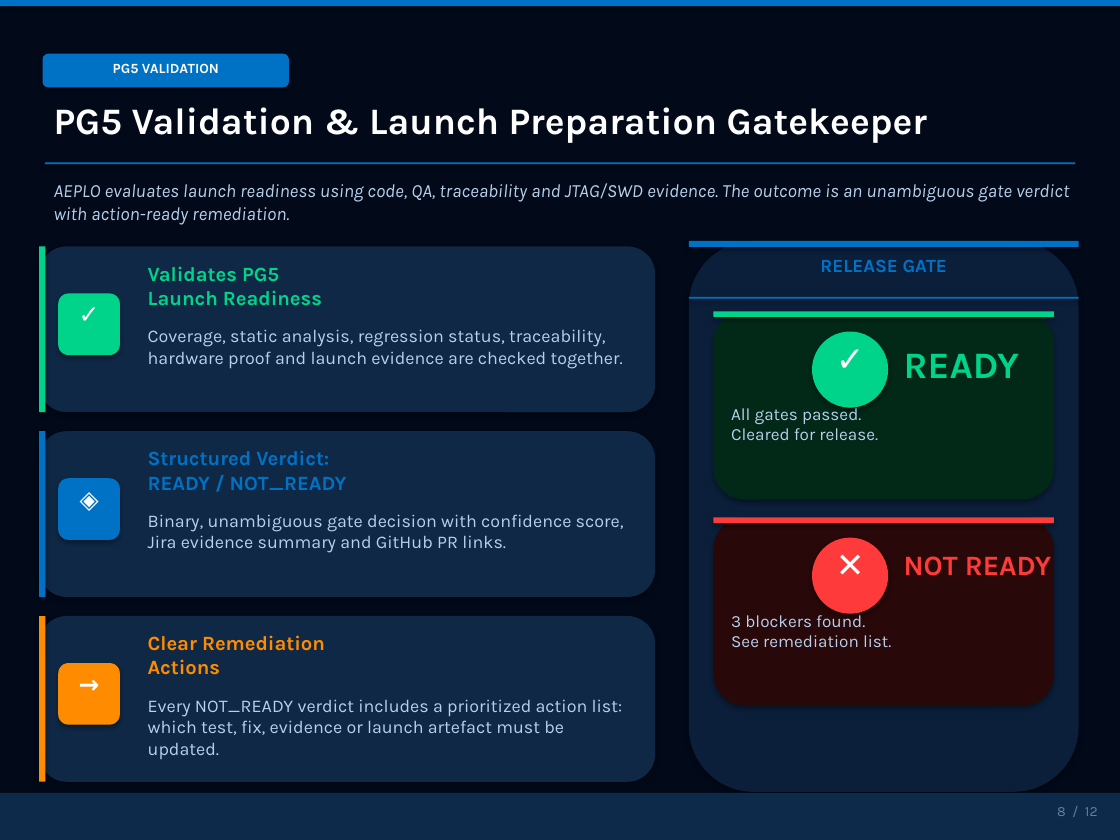
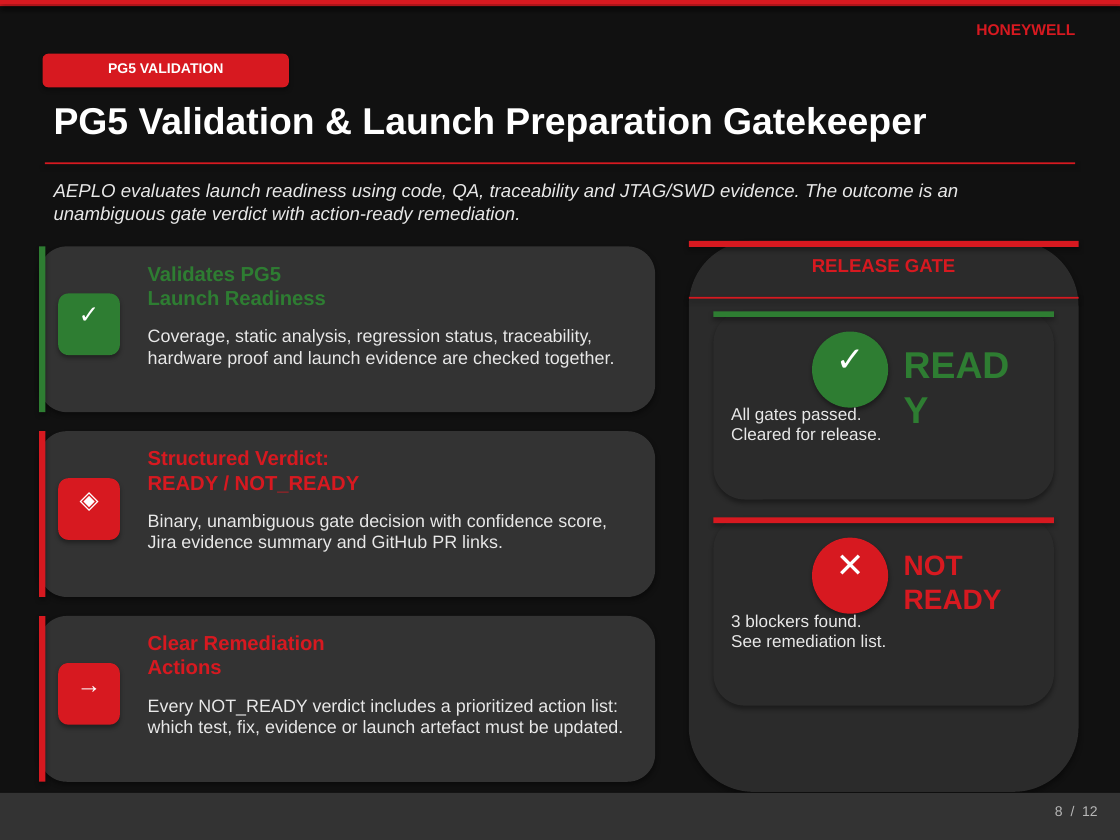
Before and after one commit to shyamnexus/HON_PPT, a slide deck: slide 8 of AI-Driven Embedded Product Lifecycle OrchestratorV5.pptx. Drawn at 1120x840 pixels with LibreOffice and Linux fonts; fonts in the diff are those of the drawing. Boxes give left, top, right and bottom in pixels: in the first picture for what was removed or moved away, otherwise in the second. Text is boxed around its words. In the diff, an @@ line names an element or a change of style, - is before the commit and + after.

```diff
--- a/AI-Driven Embedded Product Lifecycle OrchestratorV5.pptx
+++ b/AI-Driven Embedded Product Lifecycle OrchestratorV5.pptx
@@ rectangle at <box>0,0,1120,840</box>: fill #020A1A to #111111 @@
@@ rectangle added at <box>0,0,1120,4</box>, fill #D71920 @@
@@ text added at <box>976,24,1075,35</box>, 10 pt, text #D71920, bold @@
+HONEYWELL
@@ text "Validates PG5 Launch Readiness" at <box>148,266,326,305</box>: font Karla to Arial, text colour #00D48A to #2E7D32 @@
@@ text "RELEASE GATE" at <box>812,259,955,272</box>: font Karla to Arial, text colour #0072C6 to #D71920 @@
@@ rounded rectangle at <box>689,241,1079,792</box>: fill #0B1F3A to #2B2B2B @@
@@ fill #0072C6 to #D71920 in 7 elements at <box>0,0,1120,7</box>, <box>43,54,289,87</box>, <box>45,162,1075,165</box>, <box>39,431,46,597</box>, <box>58,478,120,540</box>, <box>689,241,1079,248</box>, <box>689,297,1079,299</box> @@
@@ rounded rectangle at <box>713,311,1054,500</box>: fill #022818 to #2B2B2B @@
@@ fill #00D48A to #2E7D32 in 4 elements at <box>39,246,46,412</box>, <box>58,293,120,355</box>, <box>713,311,1054,317</box>, <box>812,332,888,408</box> @@
@@ text "READY" at <box>904,589,1002,609</box>: font Karla to Arial, text colour #00D48A to #2E7D32 @@
@@ text "Structured Verdict: READY / NOT_READY" at <box>148,450,359,493</box>: font Karla to Arial, text colour #0072C6 to #D71920 @@
@@ rounded rectangle at <box>713,517,1054,706</box>: fill #280808 to #2B2B2B @@
@@ rectangle at <box>713,517,1054,523</box>: fill #FF3A3A to #D71920 @@
@@ font Karla to Arial in 7 elements at <box>108,63,224,73</box>, <box>54,107,926,142</box>, <box>58,293,120,355</box>, <box>58,478,120,540</box>, <box>58,663,120,725</box>, <box>812,332,888,408</box>, <box>812,538,888,614</box> @@
@@ ellipse at <box>812,538,888,614</box>: fill #FF3A3A to #D71920 @@
@@ text "NOT READY" at <box>904,555,963,576</box>: font Karla to Arial, text colour #FF3A3A to #D71920 @@
@@ fill #0F2845 to #333333 in 3 elements at <box>39,246,655,412</box>, <box>39,431,655,597</box>, <box>39,616,655,782</box> @@
@@ rectangle at <box>39,616,46,782</box>: fill #FF8C00 to #D71920 @@
@@ text "Clear Remediation Actions" at <box>148,635,325,674</box>: font Karla to Arial, text colour #FF8C00 to #D71920 @@
@@ font Karla to Arial, text colour #B8D0EC to #E8E8E8 in 6 elements at <box>54,183,959,224</box>, <box>148,329,615,368</box>, <box>148,514,607,552</box>, <box>148,699,624,737</box>, <box>731,406,882,440</box>, <box>731,613,887,647</box> @@
@@ rounded rectangle at <box>58,663,120,725</box>: fill #FF8C00 to #D71920 @@
@@ rectangle at <box>0,793,1120,840</box>: fill #0E2A4A to #333333 @@
@@ text "8 / 12" at <box>1055,806,1098,816</box>: font Karla to Arial, text colour #6080A8 to #B8B8B8 @@
```
Also in this commit, not shown: 12 other slides changed, 1 other file.
